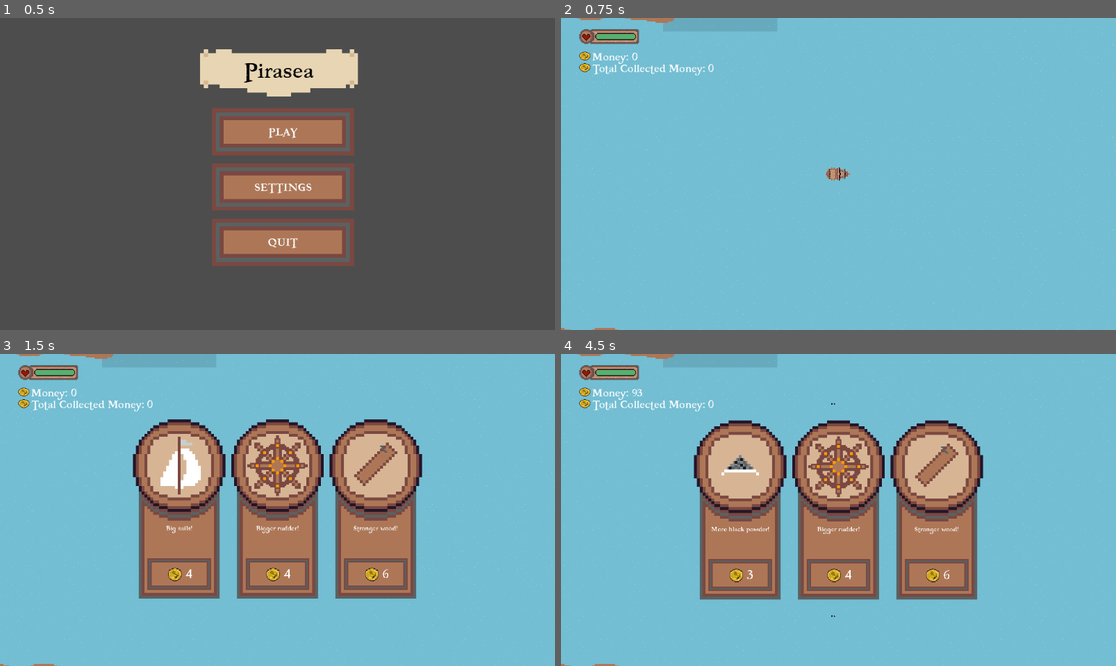
Above: before the commit, frames 1-4 (two rows, left to right).
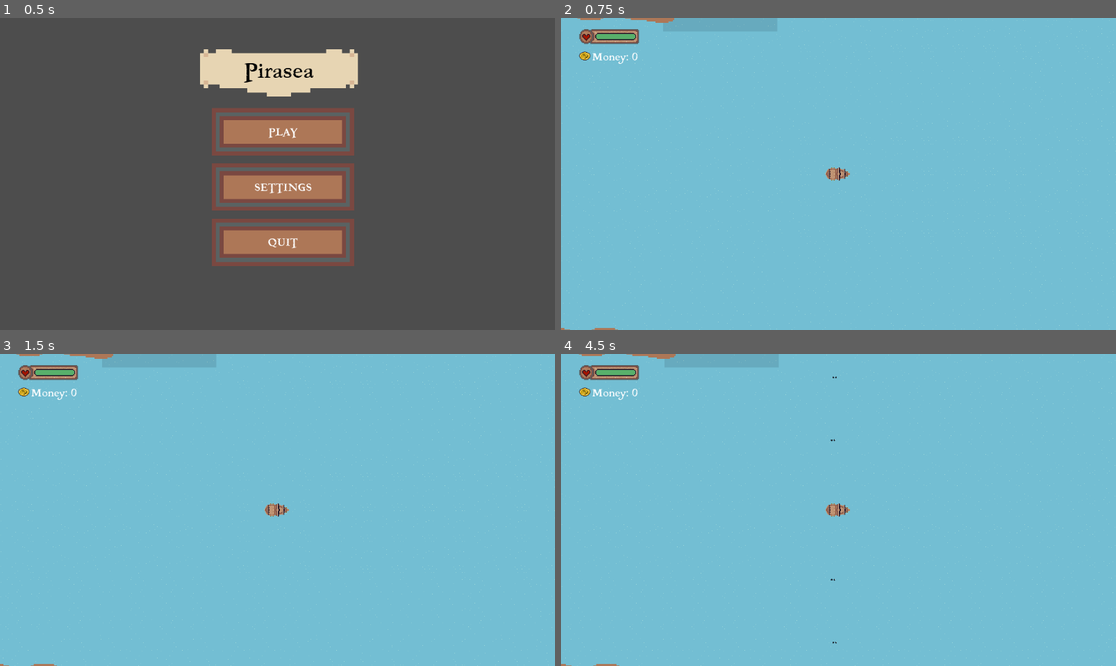
Above: after the commit, the same moments.

Repository: NotAhDog/Pirasea
Game: Godot game, scene res://Scenes/Menu.tscn
Same seed, same stepped clock (60 frames per second), same inputs: the game is played once before the commit and once after it.
Inputs (mouse positions are in pixels of both pictures, inside the frame that each line leads up to):
- Up to frame 1 (0.5 s): no input
- Up to frame 2 (0.75 s): click "PLAY" at 0.5 s
- Up to frame 3 (1.5 s): tap Enter at 1.25 s; hold D (right) from 1.28 s (still down); tap E (shop) at 1.35 s
- Up to frame 4 (4.5 s): tap E (shop) at 1.52, 1.82, 3.02, 3.05, 3.32, 4.35 s; release D (right) at 2 s; click (738, 575) at 2.02 s; hold S (backwards) 2.78-3.5 s; tap W (foward) at 2.85 s; click (738, 575) at 3.52 s; tap Space at 4.25 s; hold D (right) from 4.28 s (still down)

Frame 1 is identical in both runs. In frame 2, 0.3% of the frame differs, in the area x 3-28%, y 14-19%; in frame 3, 25%; in frame 4, 26%, in the area x 0-100%, y 0-100%.

Commit message:
gave up

Diff:
--- a/Pirasea/Scenes/main.tscn
+++ b/Pirasea/Scenes/main.tscn
@@ -173,19 +173,6 @@
 position = Vector2(49.5, 78.5)
 texture = ExtResource("7_xydeu")
 
-[node name="CollectedMoney" type="RichTextLabel" parent="Player/Camera2D/UI"]
-offset_left = 65.0
-offset_top = 88.0
-offset_right = 431.0
-offset_bottom = 121.0
-theme = ExtResource("7_lo45m")
-theme_override_font_sizes/normal_font_size = 32
-text = "Total Collected Money: 0"
-
-[node name="Coin2" type="Sprite2D" parent="Player/Camera2D/UI"]
-position = Vector2(49.5, 102.5)
-texture = ExtResource("7_xydeu")
-
 [node name="HealthBar" type="ProgressBar" parent="Player/Camera2D/UI"]
 offset_left = 72.0
 offset_top = 32.0
--- a/Pirasea/Scripts/Shop.gd
+++ b/Pirasea/Scripts/Shop.gd
@@ -1,6 +1,4 @@
 extends CanvasLayer
-
-var player_in_area = false
 
 func _close_shop():
 	get_node("/root/Main/Shop").visible = false
--- a/Pirasea/Scripts/ShopArea.gd
+++ b/Pirasea/Scripts/ShopArea.gd
@@ -1,31 +1,23 @@
 extends Area2D
 
-var player_in_area = true
+var player_in_area = false
 var timeout = false
 
 #player opening/closing the shop
-func _input(event): #The shop opens and closes multiple times when e is pressed once
+func _unhandled_key_input(event): #The shop opens and closes multiple times when e is pressed once
 	if timeout == false and event.is_echo() == false:
-		print(event)
 		if Input.is_action_just_pressed("shop"):
 			timeout = true
 			if get_node("/root/Main/Shop").visible == true:
 				_close_shop()
+				print("DAMNIT")
 			elif player_in_area == true:
 				_open_shop()
-			await get_tree().create_timer(1).timeout
+				print("DAMNIT")
+			await get_tree().create_timer(.25).timeout
 			timeout = false
 
 #functions
-func _pause():
-	print("pause")
-	get_node("/root/Main/Shop").show()
-
-func _unpause():
-	print("unpause")
-	get_node("/root/Main/Shop").hide()
-
-
 func _reset_shop():
 	var unlocked_left = []
 	for cd in get_node("/root/Main/Shop/Cards").get_children():
@@ -52,7 +44,7 @@
 		return "Good"
 
 func _open_shop():
-	_pause()
+	get_node("/root/Main/Shop").show()
 	if AutoloadScript.cards_selected == []:
 		_reset_shop()
 	else:
@@ -63,10 +55,8 @@
 	get_node("/root/Main/Shop").hide()
 	for i in get_node("/root/Main/Shop/Cards").get_children():
 		i.visible = false
-	_unpause()
 
 func _on_body_entered(body):
-	print(body)
 	if "player" in str(body).to_lower():
 		player_in_area = true
 
--- a/Pirasea/Scripts/autoload.gd
+++ b/Pirasea/Scripts/autoload.gd
@@ -3,7 +3,7 @@
 var player_position
 var player_max_health = 3
 var player_health = 3
-var player_money = 100
+var player_money = 0
 var total_collected_money = 0
 var player_speed = 50
 var player_turn_speed = 25
@@ -24,7 +24,7 @@
 		player_money = 0
 	elif "Player" not in str(body):
 		knockback = true
-		await get_tree().create_timer(1).timeout
+		await get_tree().create_timer(2).timeout
 		knockback = false
 
 func _choose_random_spawn():
--- a/Pirasea/Scripts/coin.gd
+++ b/Pirasea/Scripts/coin.gd
@@ -5,6 +5,4 @@
 	if "player" in str(body).to_lower():
 		AutoloadScript.player_money += 1
 		get_node("../Player/Camera2D/UI/Money").text = "Money: " + str(AutoloadScript.player_money)
-		AutoloadScript.total_collected_money += 1
-		get_node("../Player/Camera2D/UI/CollectedMoney").text = "Total Collected Money: " + str(AutoloadScript.player_money)
 		queue_free()
--- a/Pirasea/Scripts/enemygalleon.gd
+++ b/Pirasea/Scripts/enemygalleon.gd
@@ -9,7 +9,8 @@
 
 func _physics_process(delta):
 	var dir = to_local(nav_agent.get_next_path_position()).normalized()
-	velocity = dir * speed
+	if AutoloadScript.knockback == false: velocity = dir * speed
+	if AutoloadScript.knockback == true: velocity = -(dir * speed)*1.5
 	move_and_slide()
 	if velocity[0] > 0:
 		$Sprite2D.rotation = atan(velocity[1]/velocity[0]) + 1.5708
--- a/Pirasea/Scripts/rammer.gd
+++ b/Pirasea/Scripts/rammer.gd
@@ -9,7 +9,8 @@
 
 func _physics_process(delta):
 	var dir = to_local(nav_agent.get_next_path_position()).normalized()
-	velocity = dir * speed
+	if AutoloadScript.knockback == false: velocity = dir * speed
+	if AutoloadScript.knockback == true: velocity = -(dir * speed)*1.5
 	move_and_slide()
 	if velocity[0] > 0:
 		$Sprite2D.rotation = atan(velocity[1]/velocity[0]) + 1.5708
